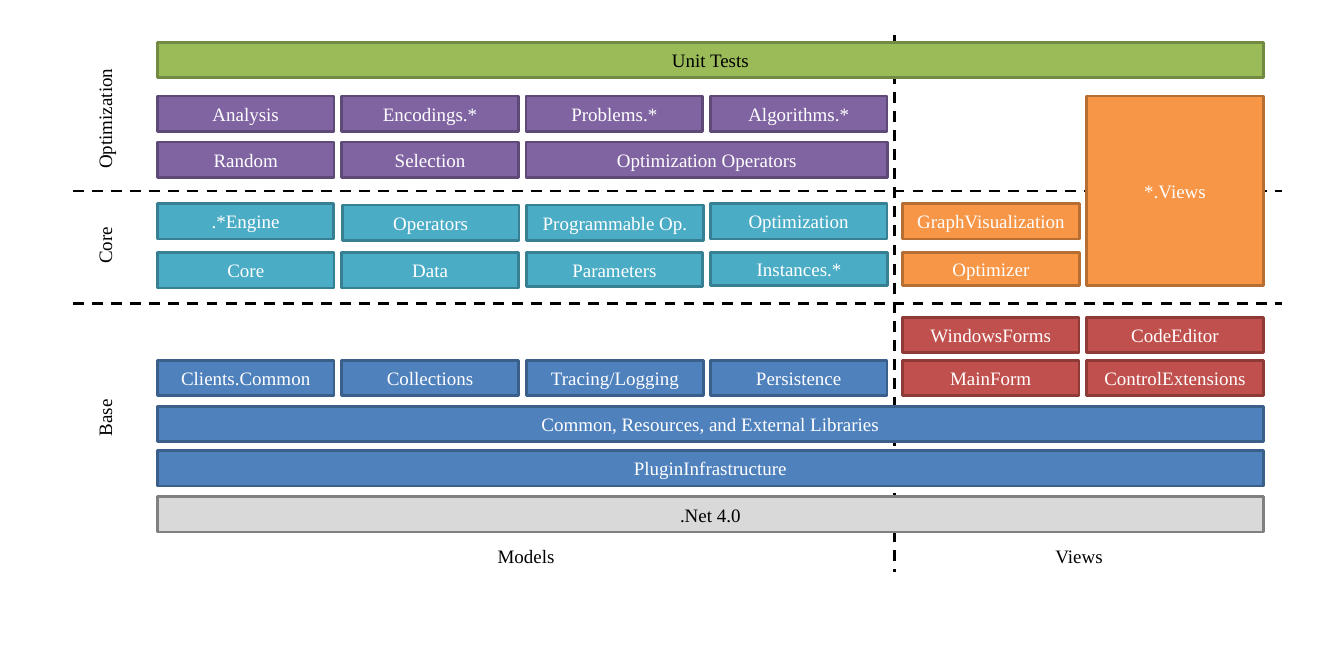
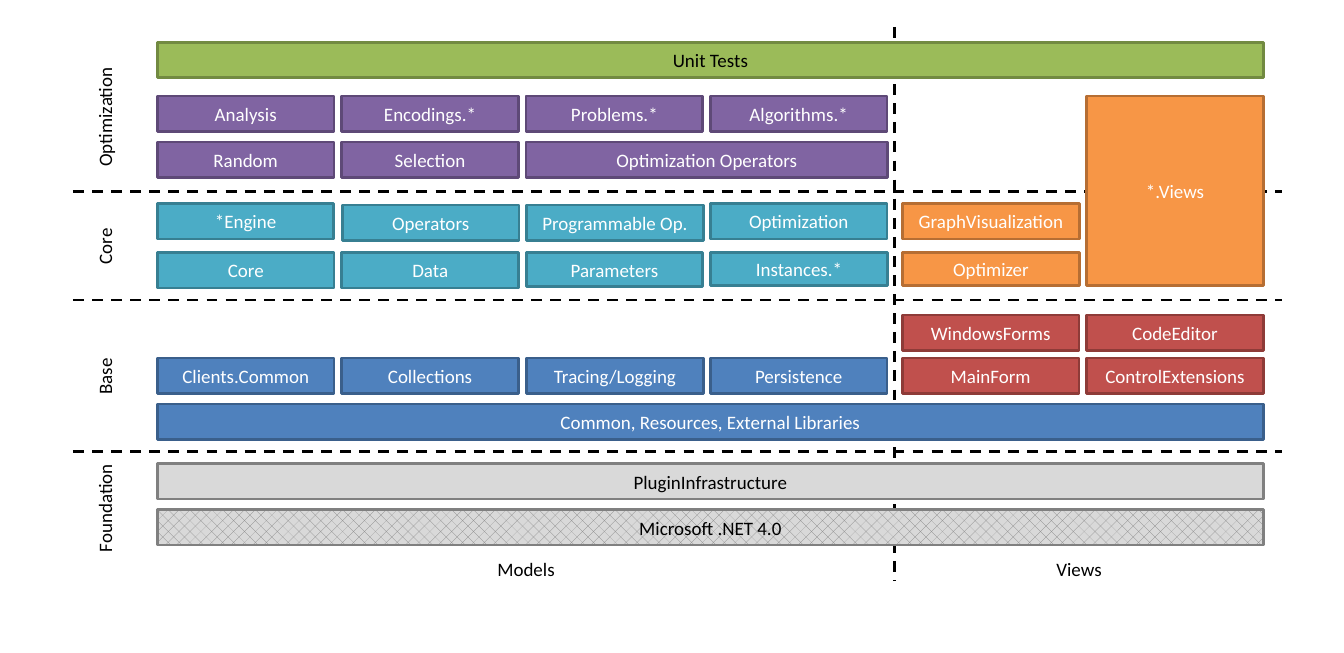
Before and after one commit to heal-research/HeuristicLab, a slide deck: slide 1 of documentation/HeuristicLab 3.3 - Architecture.pptx. Drawn at 1344x653 pixels with LibreOffice and Linux fonts; fonts in the diff are those of the drawing. Boxes give left, top, right and bottom in pixels: in the first picture for what was removed or moved away, otherwise in the second. Text is boxed around its words. In the diff, an @@ line names an element or a change of style, - is before the commit and + after.

Commit message:
Updated HeuristicLab 3.3 architecture diagram

```diff
--- a/documentation/HeuristicLab 3.3 - Architecture.pptx
+++ b/documentation/HeuristicLab 3.3 - Architecture.pptx
@@ line moved from (894, 34) - (894, 573) to (894, 27) - (894, 581) @@
@@ text in rectangle at (215,214,276,231): text changed; font Times New Roman to Calibri @@
-.*Engine
+*Engine
@@ font Times New Roman to Calibri in 31 elements at (158,253,335,288), (342,253,519,288), (527,253,703,287), (342,205,519,240), (711,204,888,239), (341,96,518,131), (526,96,702,131), (710,96,887,131), (157,96,334,131), (902,204,1080,239), (341,142,518,178), (157,142,334,178), (711,253,889,286), (902,253,1080,286), (526,142,888,178), (527,205,703,240), (1087,96,1263,286), (157,42,1263,77), (341,358,518,393), (710,358,887,393), (902,358,1079,393), (902,315,1079,350), (527,358,703,393), (1087,358,1263,393), (157,358,334,393), (1087,315,1263,350), (94,232,117,264), (94,77,117,163), (1056,563,1101,576), (497,562,554,576), (94,361,117,393) @@
@@ text in rectangle at (560,416,859,431): text changed; font Times New Roman to Calibri @@
-Common, Resources, and External Libraries
+Common, Resources, External Libraries
@@ line added from (73, 452) to (1283, 452), #000000 2 pt dashed @@
@@ text added at (94,472,117,550), 14 pt, text #000000 @@
+Foundation
@@ rectangle "PluginInfrastructure": place and size @@
-rectangle "PluginInfrastructure" at (157,451,1263,486)
+rectangle "PluginInfrastructure" at (157,463,1263,498)
@@ rectangle "PluginInfrastructure" at (157,463,1263,498): font Times New Roman to Calibri, text colour #FFFFFF to #000000; fill #4F81BD to #D9D9D9; outline #3A5F8C 2 pt to #808080 2 pt @@
@@ 2 texts, 1 rectangle: place and size @@
-2 texts, 1 rectangle at (157,496,1263,564)
+2 texts, 1 rectangle at (157,510,1263,576)
@@ rectangle "Microsoft .NET 4.0" at (157,510,1263,545): fill #D9D9D9 to pattern #808080 on #D9D9D9 @@
@@ text in rectangle at (639,520,781,538): text changed; font Times New Roman to Calibri @@
-.Net 4.0
+Microsoft .NET 4.0
```
